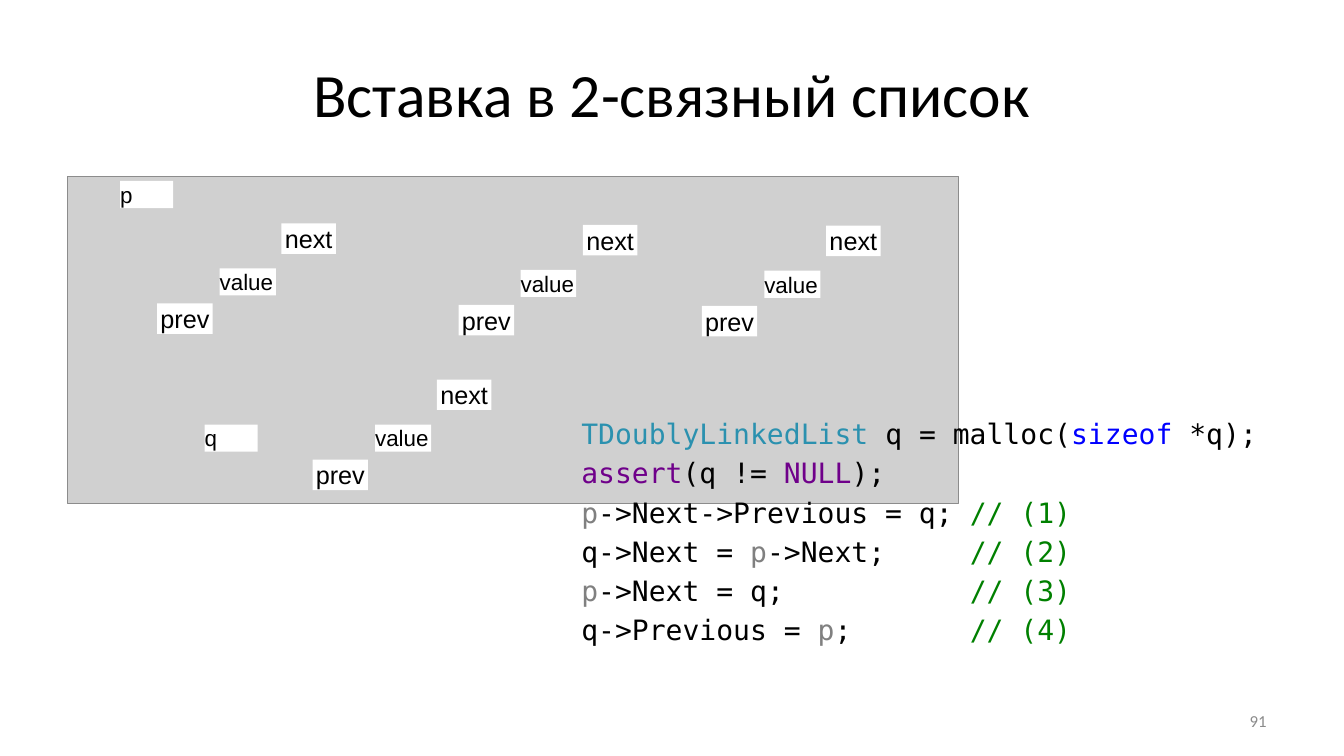
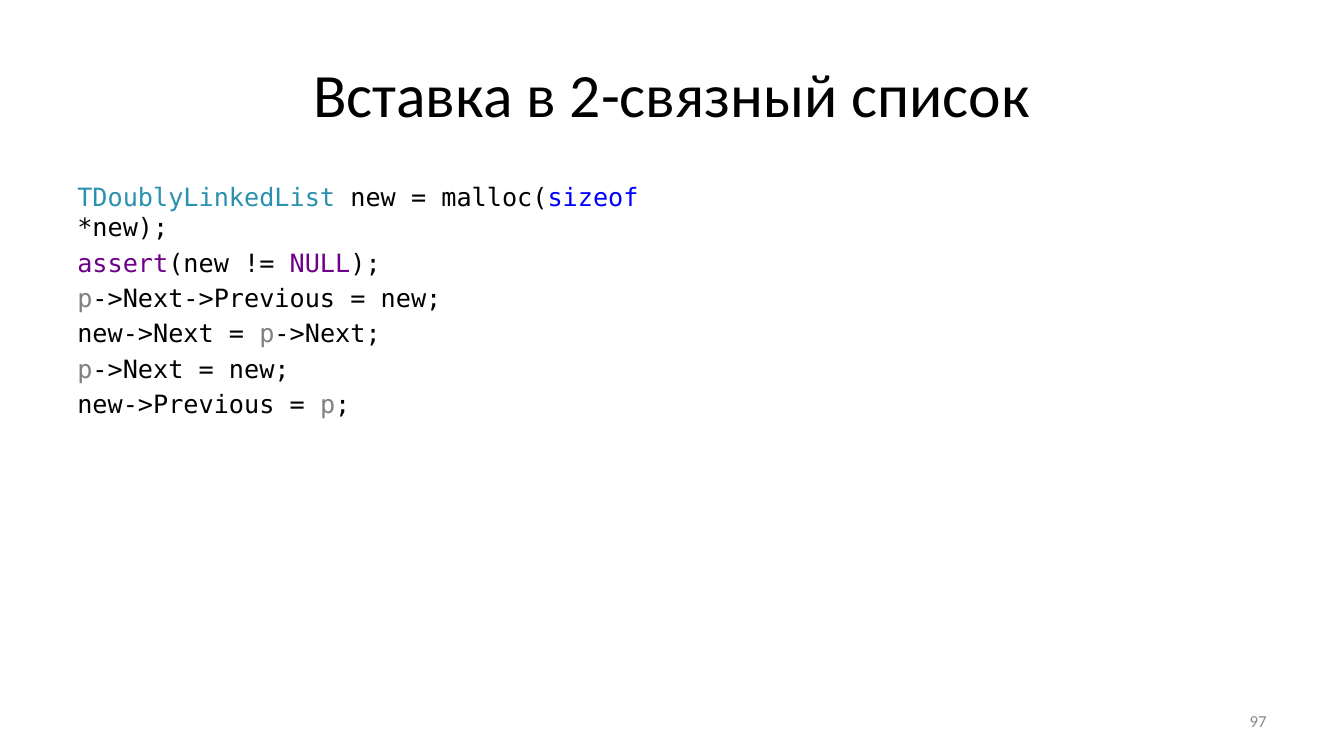
Before and after one commit to Evgueni-Petrov-aka-espetrov/Algorithms-and-Programming-in-C-pptx, a slide deck: slide 97 of 08 Списки.pptx (slide 91 before the commit). Drawn at 1344x756 pixels with LibreOffice and Linux fonts; fonts in the diff are those of the drawing; grey boxes stand for pictures. Boxes give left, top, right and bottom in pixels: in the first picture for what was removed or moved away, otherwise in the second. Text is boxed around its words. In the diff, an @@ line names an element or a change of style, - is before the commit and + after.

```diff
--- a/08 Списки.pptx
+++ b/08 Списки.pptx
@@ picture removed at (68, 176, 960, 503) @@
@@ text at (77, 186, 638, 418): text changed; size 20 to 18 pt @@
-TDoublyLinkedList q = malloc(sizeof *q);
-assert(q != NULL);
-p->Next->Previous = q; // (1)
-q->Next = p->Next; // (2)
-p->Next = q; // (3)
-q->Previous = p; // (4)
+TDoublyLinkedList new = malloc(sizeof *new);
+assert(new != NULL);
+p->Next->Previous = new;
+new->Next = p->Next;
+p->Next = new;
+new->Previous = p;
@@ rectangle removed at (120, 181, 173, 209) @@
-p
@@ rectangle removed at (281, 224, 336, 254) @@
-next
@@ rectangle removed at (583, 225, 637, 255) @@
-next
@@ rectangle removed at (827, 226, 881, 256) @@
-next
@@ rectangle removed at (220, 268, 276, 295) @@
-value
@@ rectangle removed at (520, 270, 576, 297) @@
-value
@@ rectangle removed at (764, 271, 821, 298) @@
-value
@@ rectangle removed at (157, 303, 213, 334) @@
-prev
@@ rectangle removed at (459, 306, 514, 336) @@
-prev
@@ rectangle removed at (702, 306, 757, 336) @@
-prev
@@ rectangle removed at (437, 379, 491, 409) @@
-next
@@ rectangle removed at (205, 424, 258, 452) @@
-q
@@ rectangle removed at (375, 424, 432, 452) @@
-value
@@ rectangle removed at (313, 460, 368, 490) @@
-prev
@@ page number at (1250, 716, 1267, 727): text changed @@
-91
+97
```
Also in this commit, not shown: 8 other slides changed, 11 slides added.
